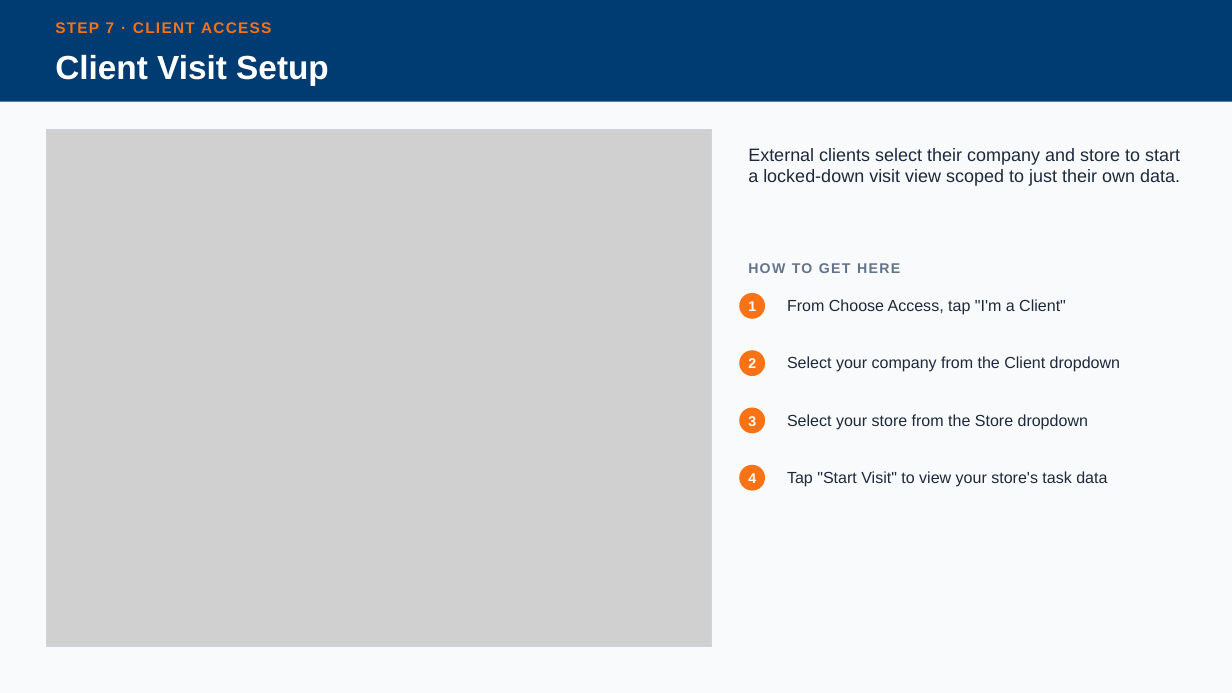
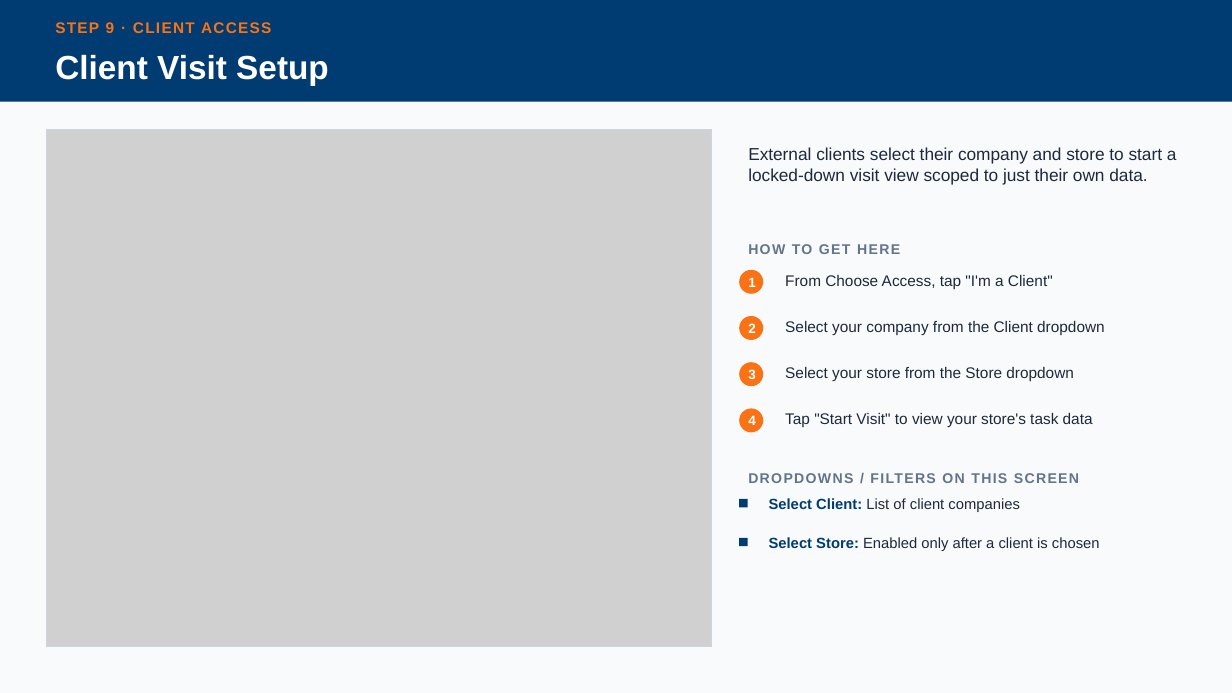
Before and after one commit to cpillay2404/Stockfix, a slide deck: slide 13 of screenshots/StockFix_Navigation_Guide.pptx (slide 8 before the commit). Drawn at 1232x693 pixels with LibreOffice and Linux fonts; fonts in the diff are those of the drawing; grey boxes stand for pictures. Boxes give left, top, right and bottom in pixels: in the first picture for what was removed or moved away, otherwise in the second. Text is boxed around its words. In the diff, an @@ line names an element or a change of style, - is before the commit and + after.

```diff
--- a/screenshots/StockFix_Navigation_Guide.pptx
+++ b/screenshots/StockFix_Navigation_Guide.pptx
@@ text at bbox=[55, 22, 271, 33]: text changed @@
-STEP 7 · CLIENT ACCESS
+STEP 9 · CLIENT ACCESS
@@ text "External clients select their company ..." at bbox=[748, 147, 1177, 185]: size 14 to 13.5 pt @@
@@ text "HOW TO GET HERE": place and size @@
-text "HOW TO GET HERE" at bbox=[748, 263, 900, 273]
+text "HOW TO GET HERE" at bbox=[748, 244, 900, 254]
@@ text "From Choose Access, tap "I'm ...": place and size @@
-text "From Choose Access, tap "I'm ..." at bbox=[787, 299, 1066, 315]
+text "From Choose Access, tap "I'm ..." at bbox=[785, 275, 1053, 289]
@@ text "1": place and size @@
-text "1" at bbox=[748, 301, 756, 311]
+text "1" at bbox=[748, 277, 755, 287]
@@ ellipse: place and size @@
-ellipse at bbox=[739, 293, 765, 319]
+ellipse at bbox=[739, 270, 763, 294]
@@ text "2": place and size @@
-text "2" at bbox=[748, 358, 756, 368]
+text "2" at bbox=[748, 323, 755, 333]
@@ ellipse: place and size @@
-ellipse at bbox=[739, 350, 765, 376]
+ellipse at bbox=[739, 316, 763, 340]
@@ text "Select your company from the ...": place and size @@
-text "Select your company from the ..." at bbox=[787, 356, 1120, 372]
+text "Select your company from the ..." at bbox=[785, 321, 1105, 335]
@@ text "Select your store from the ...": place and size @@
-text "Select your store from the ..." at bbox=[787, 414, 1088, 430]
+text "Select your store from the ..." at bbox=[785, 367, 1074, 381]
@@ text "3": place and size @@
-text "3" at bbox=[748, 416, 756, 426]
+text "3" at bbox=[748, 369, 755, 379]
@@ ellipse: place and size @@
-ellipse at bbox=[739, 408, 765, 433]
+ellipse at bbox=[739, 362, 763, 386]
@@ size 11 to 10.5 pt in 4 elements at bbox=[748, 277, 755, 287], bbox=[748, 323, 755, 333], bbox=[748, 369, 755, 379], bbox=[748, 416, 755, 425] @@
@@ text "4": place and size @@
-text "4" at bbox=[748, 473, 756, 483]
+text "4" at bbox=[748, 416, 755, 425]
@@ ellipse: place and size @@
-ellipse at bbox=[739, 465, 765, 491]
+ellipse at bbox=[739, 409, 763, 433]
@@ size 12.5 to 12 pt in 4 elements at bbox=[785, 275, 1053, 289], bbox=[785, 321, 1105, 335], bbox=[785, 367, 1074, 381], bbox=[785, 413, 1093, 427] @@
@@ text "Tap "Start Visit" to view ...": place and size @@
-text "Tap "Start Visit" to view ..." at bbox=[787, 471, 1107, 487]
+text "Tap "Start Visit" to view ..." at bbox=[785, 413, 1093, 427]
@@ text added at bbox=[748, 473, 1079, 483], 11 pt, text #64748B, bold @@
+DROPDOWNS / FILTERS ON THIS SCREEN
@@ rectangle added at bbox=[739, 499, 748, 507], fill #003B71 @@
@@ text added at bbox=[769, 498, 1019, 512], 11.5 pt, text #1E293B @@
+Select Client: List of client companies
@@ rectangle added at bbox=[739, 538, 748, 546], fill #003B71 @@
@@ text added at bbox=[769, 537, 1100, 551], 11.5 pt, text #1E293B @@
+Select Store: Enabled only after a client is chosen
```
Also in this commit, not shown: 8 other slides changed, 7 slides added, 2 slides removed, 8 other files.
